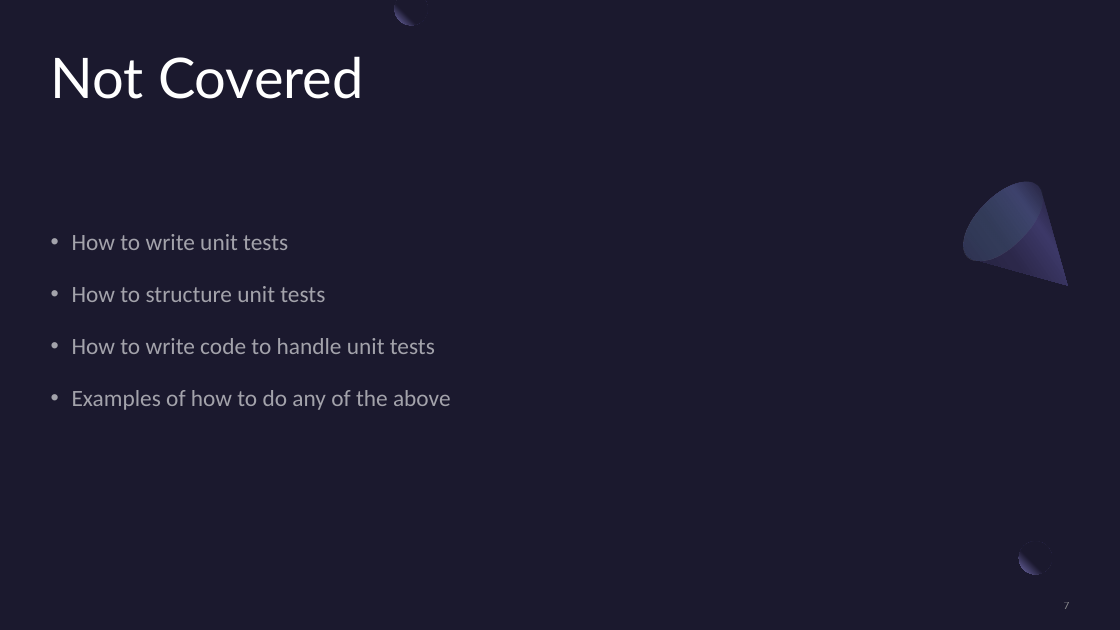
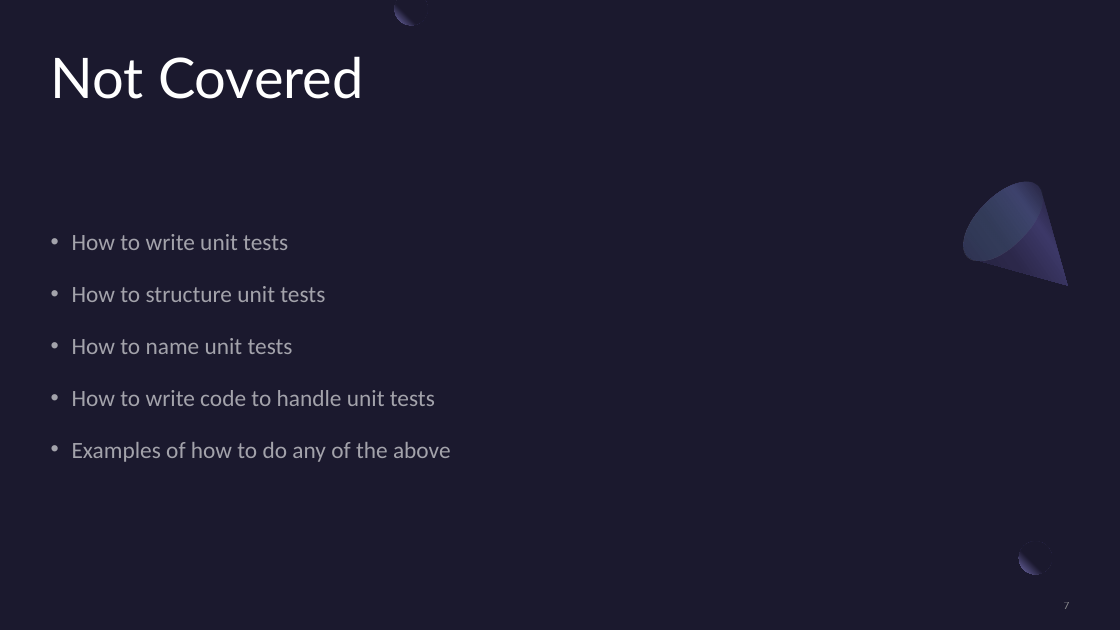
Before and after one commit to Three97/UnitTestingPresentation, a slide deck: slide 7 of PowerPoint/UnitTestingInCSharp.pptx. Drawn at 1120x630 pixels with LibreOffice and Linux fonts; fonts in the diff are those of the drawing. Boxes give left, top, right and bottom in pixels: in the first picture for what was removed or moved away, otherwise in the second. Text is boxed around its words. In the diff, an @@ line names an element or a change of style, - is before the commit and + after.

```diff
--- a/PowerPoint/UnitTestingInCSharp.pptx
+++ b/PowerPoint/UnitTestingInCSharp.pptx
@@ text at [72,338,293,354]: paragraph added @@
+• How to name unit tests
```
Also in this commit, not shown: 5 other slides changed, 1 slide added, 1 other file.
